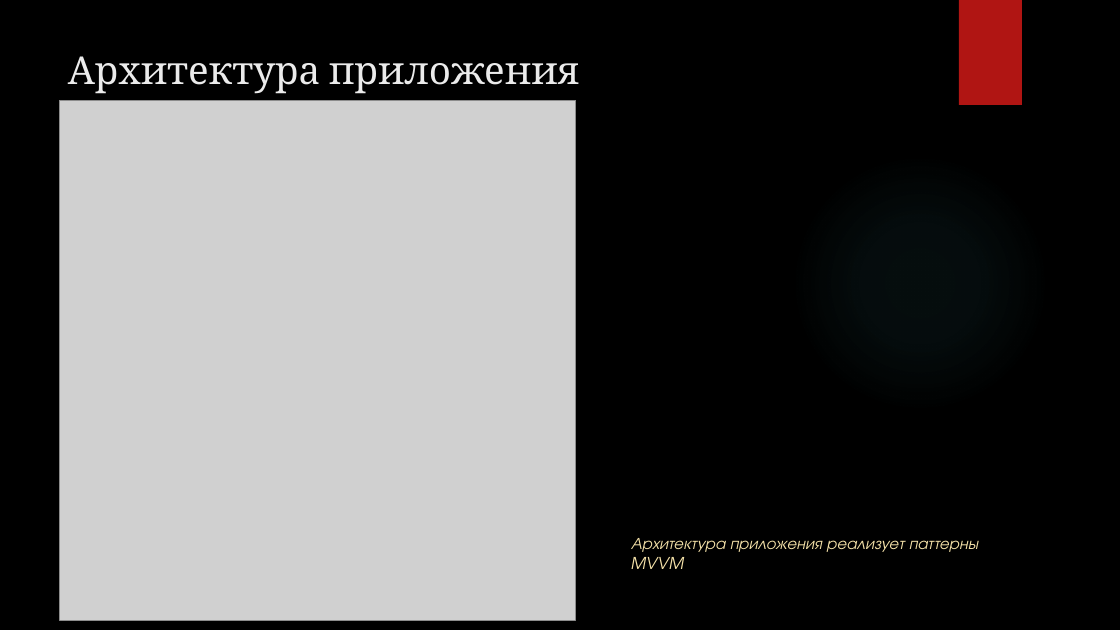
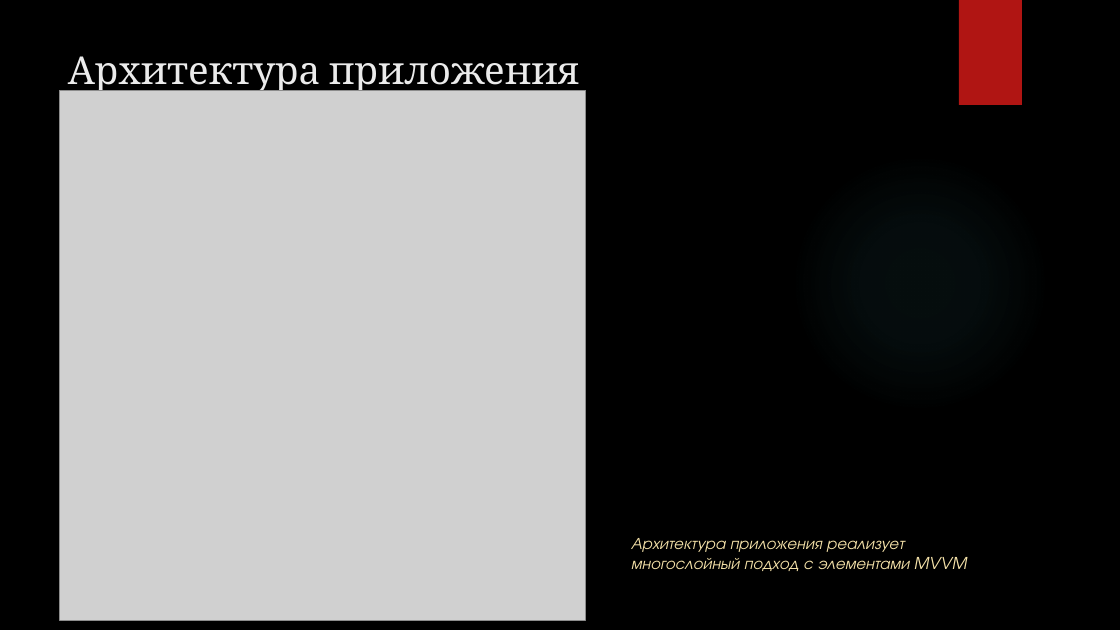
Before and after one commit to Ratilife/cheat_sheet5, a slide deck: slide 9 of docs/Диплом/Оригинал/Презинтация диплома.pptx. Drawn at 1120x630 pixels with LibreOffice and Linux fonts; fonts in the diff are those of the drawing; grey boxes stand for pictures; background and template pictures are left out. Boxes give left, top, right and bottom in pixels: in the first picture for what was removed or moved away, otherwise in the second. Text is boxed around its words. In the diff, an @@ line names an element or a change of style, - is before the commit and + after.

```diff
--- a/docs/Диплом/Оригинал/Презинтация диплома.pptx
+++ b/docs/Диплом/Оригинал/Презинтация диплома.pptx
@@ picture: place and size @@
-picture at bbox=[60, 100, 576, 620]
+picture at bbox=[60, 91, 586, 621]
@@ text at bbox=[631, 538, 967, 571]: text changed @@
-Архитектура приложения реализует паттерны MVVM
+Архитектура приложения реализует многослойный подход с элементами MVVM
```
Also in this commit, not shown: 4 other slides changed, 2 other files.
